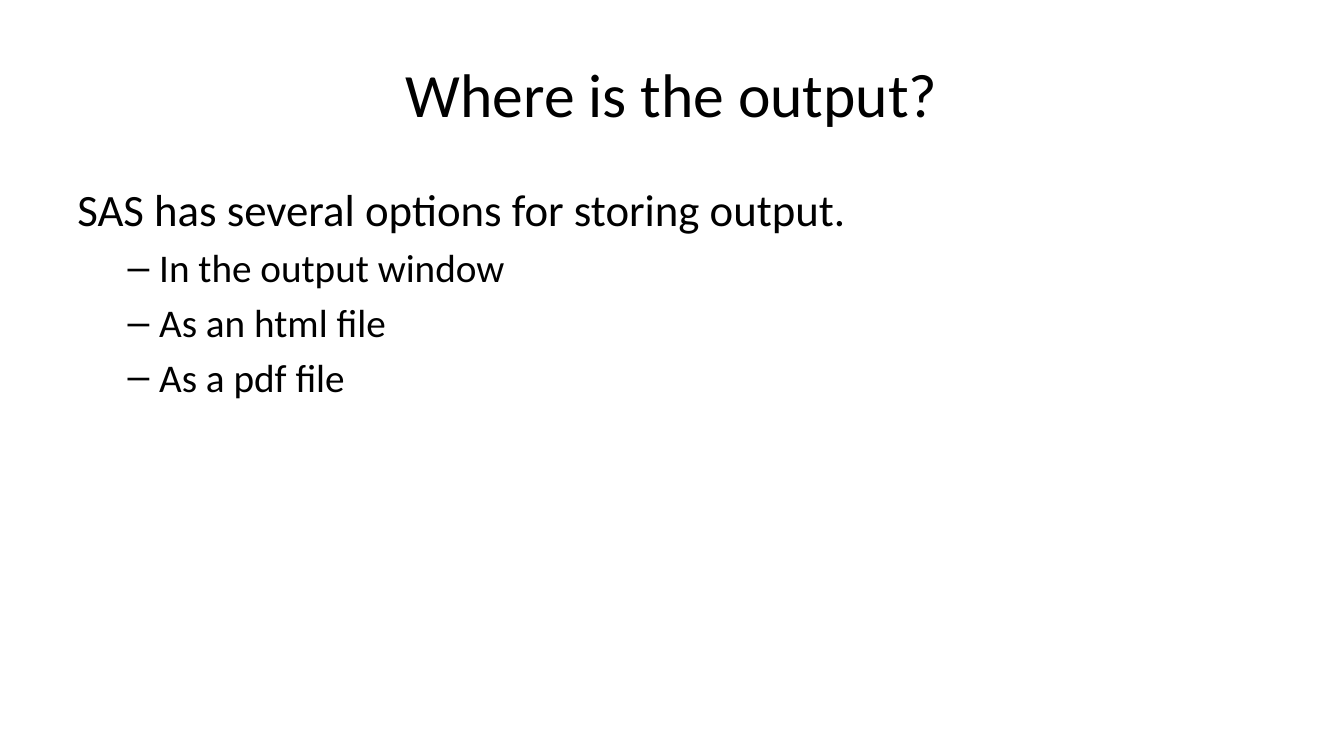
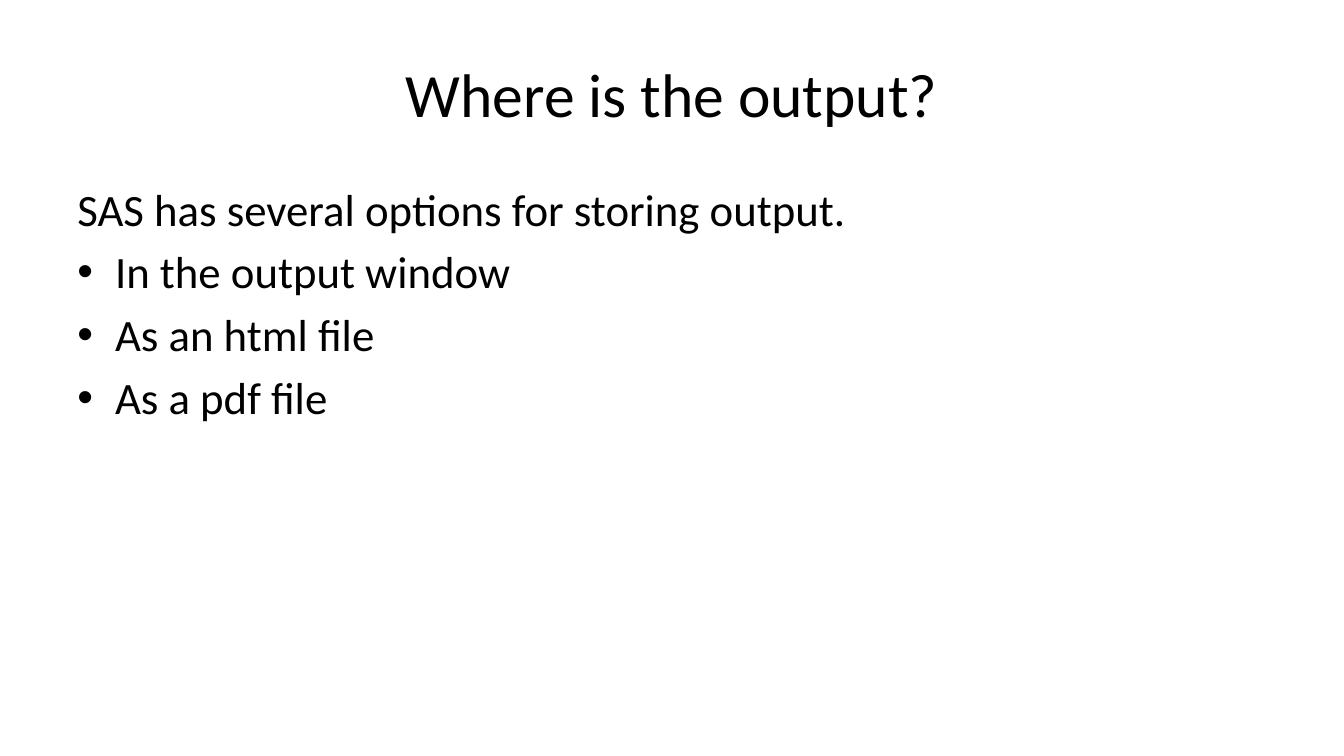
Before and after one commit to pmean/introduction-to-SAS, a slide deck: slide 33 of results/5507-01-simon-sildes-and-speaker-notes.pptx. Drawn at 1344x756 pixels with LibreOffice and Linux fonts; fonts in the diff are those of the drawing. Boxes give left, top, right and bottom in pixels: in the first picture for what was removed or moved away, otherwise in the second. Text is boxed around its words. In the diff, an @@ line names an element or a change of style, - is before the commit and + after.

```diff
--- a/results/5507-01-simon-sildes-and-speaker-notes.pptx
+++ b/results/5507-01-simon-sildes-and-speaker-notes.pptx
@@ text at (x1=115, y1=257, x2=510, y2=422): size 28 to 32 pt in "In the output window", "As an html file", "As a pdf file"; bullet – to •; list level 2 to 1 in "In the output window"; list level 2 to 1 in "As an html file"; list level 2 to 1 in "As a pdf file" @@
```
Also in this commit, not shown: 19 other slides changed.
